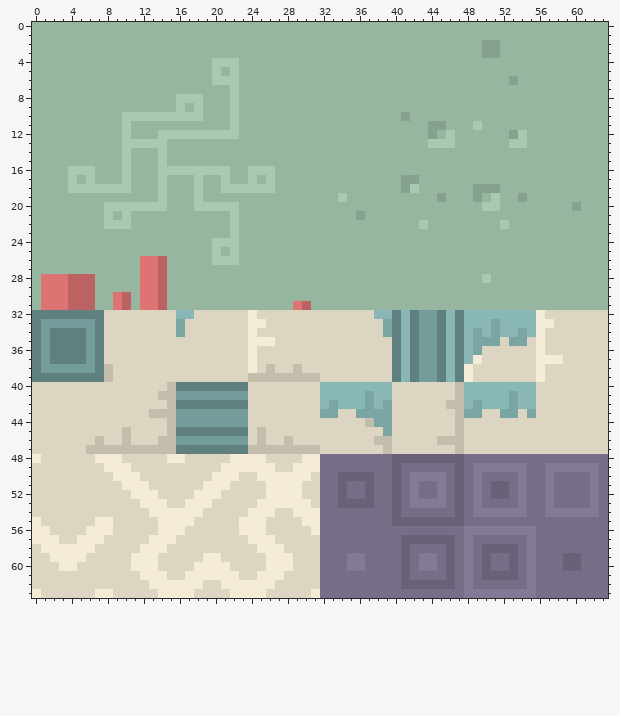
Pixel-art sprite: platforms/android/app/src/main/assets/www/img/tiles.png. Above, as it was before the edit.
The file is 64x64 pixels.
And afterwards:
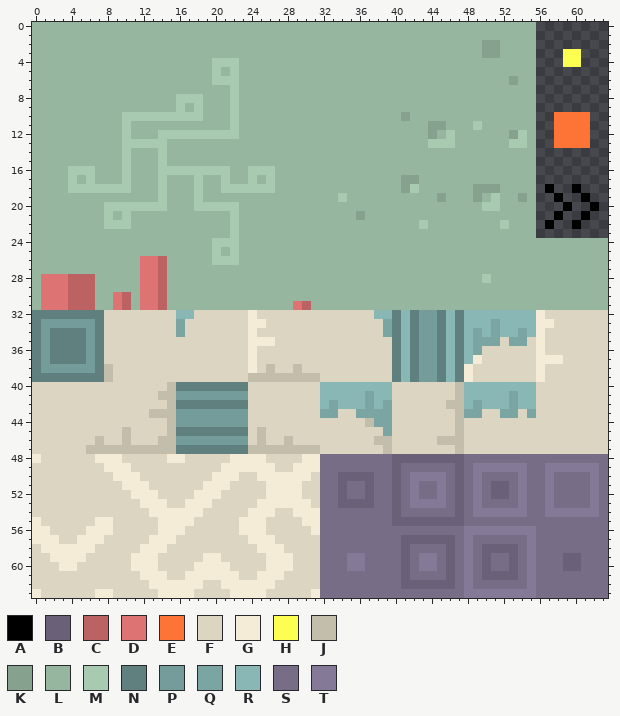
Palette (. is transparent): A #000000  B #6a6178  C #bc6262  D #dd7373  E #fe7436  F #dcd5c1  G #f4ecd6  H #fcff52  J #c3bdab  K #86a28e  L #97b6a0  M #a7cab1  N #5f807f  P #749c9a  Q #7ba5a3  R #88b7b5  S #776d87  T #847996
Edits made:
Changed rows in their new state; - is an unchanged pixel.
first column x 56:
 0 ........
 1 ........
 2 ........
 3 ...HH...
 4 ...HH...
 5 ........
 6 ........
 7 ........
 8 ........
 9 ........
10 ..EEEE..
11 ..EEEE..
12 ..EEEE..
13 ..EEEE..
14 ........
15 ........
16 ........
17 ........
18 .A..A...
19 ..A..A..
20 ...A..A.
21 ..A..A..
22 .A..A...
23 ........
